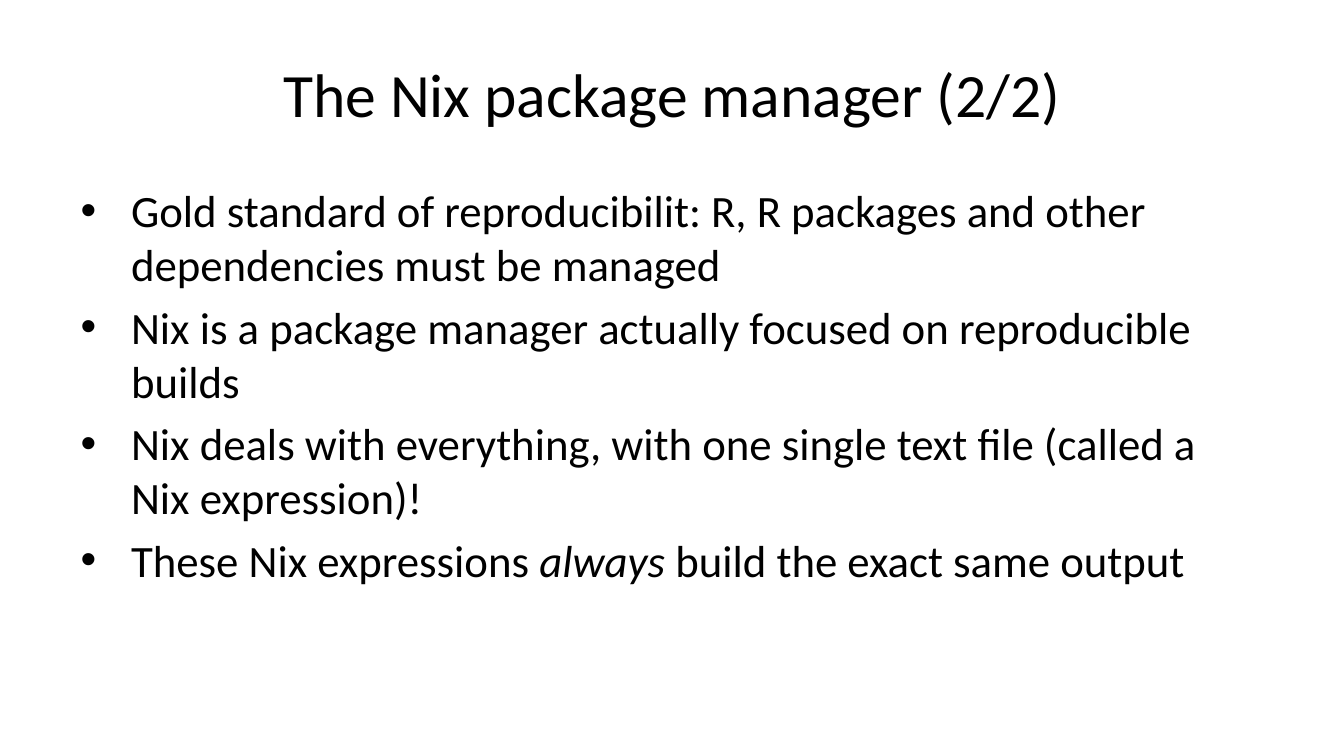
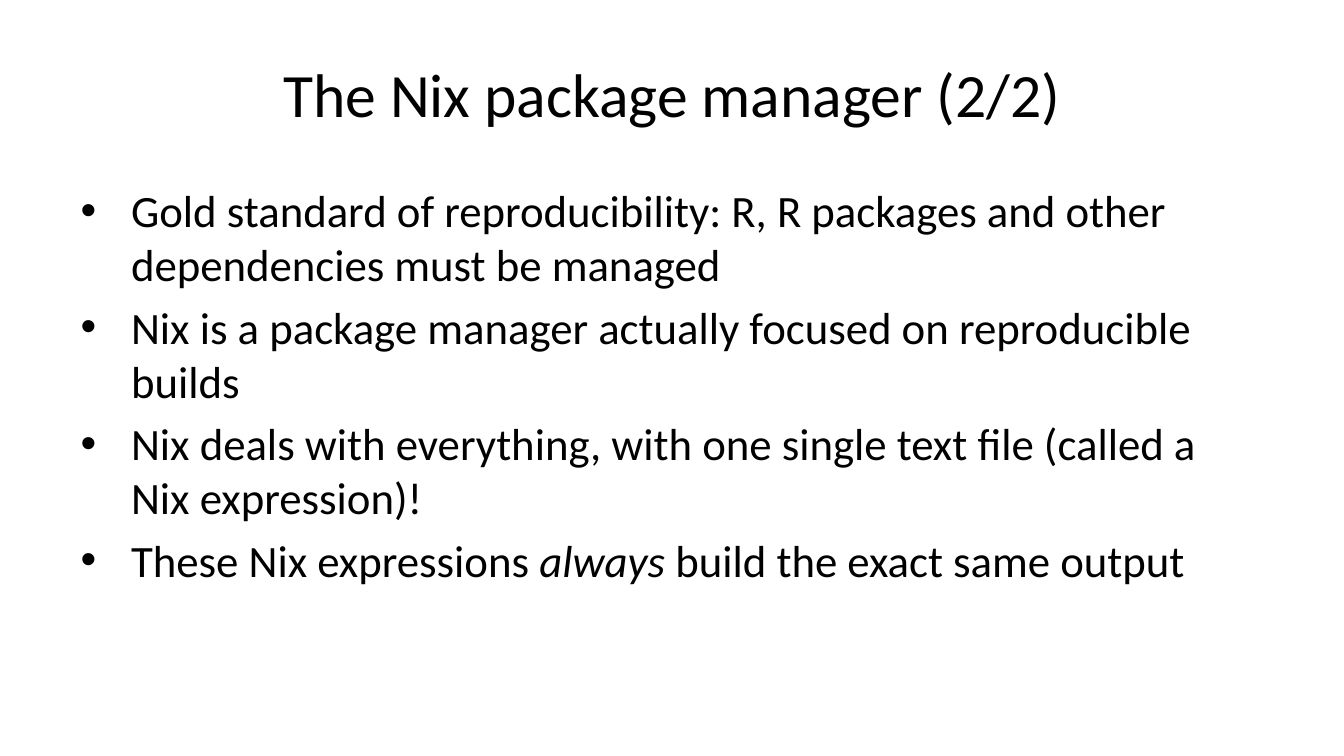
Before and after one commit to b-rodrigues/r-medicine-rix, a slide deck: slide 16 of docs/index.pptx. Drawn at 1344x756 pixels with LibreOffice and Linux fonts; fonts in the diff are those of the drawing. Boxes give left, top, right and bottom in pixels: in the first picture for what was removed or moved away, otherwise in the second. Text is boxed around its words. In the diff, an @@ line names an element or a change of style, - is before the commit and + after.

```diff
--- a/docs/index.pptx
+++ b/docs/index.pptx
@@ text at [131, 196, 1166, 289]: text changed @@
-• Gold standard of reproducibilit: R, R packages and other dependencies must be managed
+• Gold standard of reproducibility: R, R packages and other dependencies must be managed
```
Also in this commit, not shown: 8 other files.
